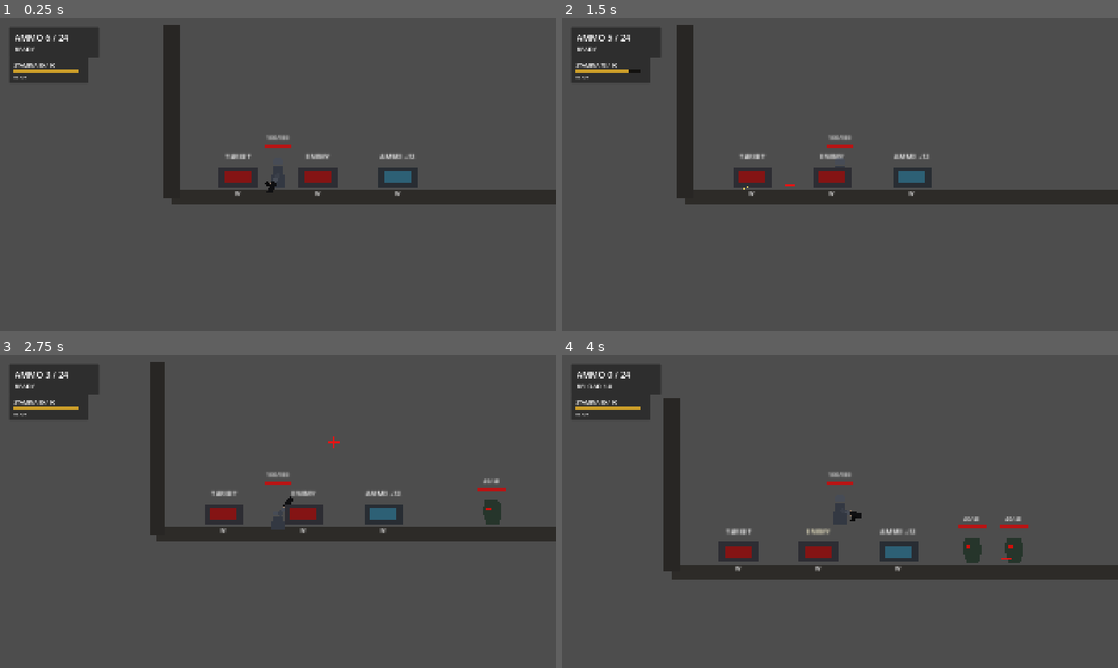
Above: before the commit, frames 1-4 (two rows, left to right).
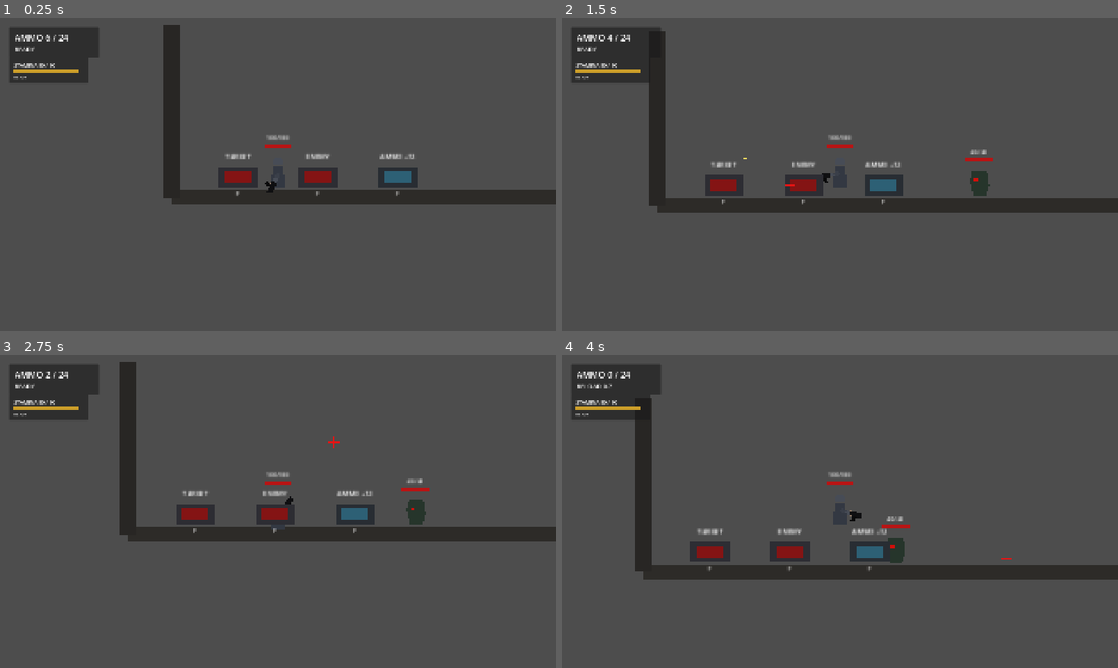
Above: after the commit, the same moments.

Repository: YuiTatsuki1011/projekt-black
Game: Godot game, scene res://scenes/levels/test_level.tscn
Two runs of this game, one before a commit and one after it. Both use one fixed random seed, a clock stepped at 60 frames per second and the inputs below.
Inputs (mouse positions are in pixels of both pictures, inside the frame that each line leads up to):
- Up to frame 1 (0.25 s): no input
- Up to frame 2 (1.5 s): tap Enter at 0.5 s; move the mouse to (962, 158) at 0.52 s; hold D (move_right) 0.53-1.25 s; tap F (interact, bound only after the commit) at 0.6 s; click (962, 158) at 0.67 s; tap Space (jump) at 0.77 s; tap W (interact, bound only before the commit) at 0.8 s; drag from (728, 190) to (912, 177) at 1.27 s
- Up to frame 3 (2.75 s): move the mouse to (333, 442) at 2.02 s; hold A (move_left) from 2.03 s (still down); hold S (crouch) from 2.03 s (still down); click (333, 442) at 2.17 s; tap W (interact, bound only before the commit) at 2.3 s
- Up to frame 4 (4 s): release A (move_left) at 2.75 s; release S (crouch) at 2.75 s; drag from (812, 574) to (867, 514) at 2.77 s; move the mouse to (1006, 558) at 3.52 s; press the mouse at (1006, 558) at 3.53 s; hold D (move_right) from 3.53 s (still down); tap Space (jump) at 3.77 s; tap W (interact, bound only before the commit) at 3.8 s

The runs differ from the first frame. In frame 1, less than 0.1% of the frame differs, in the area x 42-73%, y 55-57%; in frame 2, 9.7%, in the area x 6-100%, y 2-63%; in frame 3, 6.4%; in frame 4, 6.7%.

Commit message:
Improve inventory drag and drop

Diff:
--- a/project.godot
+++ b/project.godot
@@ -41,7 +41,7 @@
 }
 interact={
 "deadzone": 0.5,
-"events": [Object(InputEventKey,"resource_local_to_scene":fa …(119 unchanged characters)… ressed":false,"pressed":false,"keycode":87,"physical_keycode":0,"key_label":0,"unicode":0,"location":0,"echo":false,"script":null)
+"events": [Object(InputEventKey,"resource_local_to_scene":fa …(119 unchanged characters)… ressed":false,"pressed":false,"keycode":70,"physical_keycode":0,"key_label":0,"unicode":0,"location":0,"echo":false,"script":null)
 ]
 }
 jump={
@@ -61,7 +61,7 @@
 }
 melee_attack={
 "deadzone": 0.5,
-"events": [Object(InputEventKey,"resource_local_to_scene":fa …(119 unchanged characters)… ressed":false,"pressed":false,"keycode":70,"physical_keycode":0,"key_label":0,"unicode":0,"location":0,"echo":false,"script":null)
+"events": [Object(InputEventKey,"resource_local_to_scene":fa …(119 unchanged characters)… ressed":false,"pressed":false,"keycode":69,"physical_keycode":0,"key_label":0,"unicode":0,"location":0,"echo":false,"script":null)
 ]
 }
 dodge={
--- /dev/null
+++ b/scenes/interaction/dropped_item.tscn
@@ -0,0 +1,36 @@
+[gd_scene load_steps=3 format=3]
+
+[ext_resource type="Script" path="res://scripts/interaction/dropped_item.gd" id="1_dropped_item"]
+
+[sub_resource type="RectangleShape2D" id="RectangleShape2D_dropped_item"]
+size = Vector2(36, 18)
+
+[node name="DroppedItem" type="Area2D"]
+collision_layer = 16
+collision_mask = 0
+script = ExtResource("1_dropped_item")
+
+[node name="CollisionShape2D" type="CollisionShape2D" parent="."]
+shape = SubResource("RectangleShape2D_dropped_item")
+
+[node name="Body" type="Polygon2D" parent="."]
+color = Color(0.28, 0.56, 0.76, 1)
+polygon = PackedVector2Array(-18, -9, 18, -9, 18, 9, -18, 9)
+
+[node name="Label" type="Label" parent="."]
+offset_left = -46.0
+offset_top = -36.0
+offset_right = 46.0
+offset_bottom = -16.0
+theme_override_font_sizes/font_size = 10
+text = "Ammo x1"
+horizontal_alignment = 1
+
+[node name="Prompt" type="Label" parent="."]
+offset_left = -18.0
+offset_top = 12.0
+offset_right = 18.0
+offset_bottom = 28.0
+theme_override_font_sizes/font_size = 9
+text = "F"
+horizontal_alignment = 1
--- a/scenes/interaction/item_grant_button.tscn
+++ b/scenes/interaction/item_grant_button.tscn
@@ -36,5 +36,5 @@
 offset_right = 34.0
 offset_bottom = 34.0
 theme_override_font_sizes/font_size = 9
-text = "W"
+text = "F"
 horizontal_alignment = 1
--- a/scenes/interaction/spawn_button.tscn
+++ b/scenes/interaction/spawn_button.tscn
@@ -36,7 +36,7 @@
 offset_right = 34.0
 offset_bottom = 34.0
 theme_override_font_sizes/font_size = 9
-text = "W"
+text = "F"
 horizontal_alignment = 1
 
 [node name="SpawnMarker" type="Marker2D" parent="."]
--- a/scenes/ui/inventory_screen.tscn
+++ b/scenes/ui/inventory_screen.tscn
@@ -1,6 +1,7 @@
-[gd_scene load_steps=3 format=3]
+[gd_scene load_steps=4 format=3]
 
 [ext_resource type="Script" path="res://scripts/ui/inventory_screen.gd" id="1_inventory_screen"]
+[ext_resource type="PackedScene" path="res://scenes/interaction/dropped_item.tscn" id="2_dropped_item"]
 
 [sub_resource type="StyleBoxFlat" id="StyleBoxFlat_inventory_panel"]
 bg_color = Color(0.105, 0.11, 0.125, 0.96)
@@ -13,6 +14,7 @@
 [node name="InventoryScreen" type="CanvasLayer"]
 visible = false
 script = ExtResource("1_inventory_screen")
+dropped_item_scene = ExtResource("2_dropped_item")
 
 [node name="Root" type="Control" parent="."]
 layout_mode = 3
@@ -70,12 +72,10 @@
 offset_bottom = 298.0
 mouse_filter = 2
 
-[node name="Preview" type="ColorRect" parent="Root/Panel/Margin/Rows/GridRoot"]
-visible = false
+[node name="PlacementRoot" type="Control" parent="Root/Panel/Margin/Rows/GridRoot"]
 layout_mode = 0
-offset_right = 48.0
-offset_bottom = 48.0
-color = Color(0.28, 0.82, 0.34, 0.34)
+offset_right = 498.0
+offset_bottom = 298.0
 mouse_filter = 2
 
 [node name="ItemsRoot" type="Control" parent="Root/Panel/Margin/Rows/GridRoot"]
--- /dev/null
+++ b/scripts/interaction/dropped_item.gd
@@ -0,0 +1,47 @@
+extends Area2D
+class_name DroppedItem
+
+@export var item_id: StringName = &"pistol_ammo"
+@export var quantity: int = 1
+
+@onready var label: Label = $Label
+@onready var body: Polygon2D = $Body
+
+
+func _ready() -> void:
+	_refresh_visual()
+
+
+func interact(interactor: Node) -> void:
+	if interactor == null:
+		return
+
+	var inventory := interactor.get_node_or_null("Inventory")
+	if inventory == null or not inventory.has_method("add_item"):
+		return
+
+	var added_quantity: int = inventory.add_item(item_id, quantity)
+	if added_quantity <= 0:
+		return
+
+	quantity -= added_quantity
+	if quantity <= 0:
+		queue_free()
+	else:
+		_refresh_visual()
+
+
+func _refresh_visual() -> void:
+	label.text = "%s x%d" % [_get_display_name(), quantity]
+
+	if item_id == &"pistol_ammo":
+		body.color = Color(0.28, 0.56, 0.76, 1.0)
+	else:
+		body.color = Color(0.44, 0.44, 0.46, 1.0)
+
+
+func _get_display_name() -> String:
+	if item_id == &"pistol_ammo":
+		return "Ammo"
+
+	return str(item_id)
--- a/scripts/inventory/inventory.gd
+++ b/scripts/inventory/inventory.gd
@@ -119,6 +119,22 @@
 	return removed_quantity
 
 
+func remove_entry(entry_id: int) -> Dictionary:
+	if not _entries.has(entry_id):
+		return {}
+
+	var entry: Dictionary = _entries[entry_id].duplicate(true)
+	_entries.erase(entry_id)
+
+	var item_id: StringName = entry.get("item_id", &"")
+	var quantity: int = int(entry.get("quantity", 0))
+	_set_total_quantity(item_id, get_quantity(item_id) - quantity)
+	grid_changed.emit()
+
+	entry["entry_id"] = entry_id
+	return entry
+
+
 func has_item(item_id: StringName, quantity: int = 1) -> bool:
 	return get_quantity(item_id) >= quantity
 
@@ -162,6 +178,23 @@
 
 	var entry: Dictionary = _entries[entry_id]
 	return _is_area_free(position, entry.get("size", Vector2i.ONE), entry_id)
+
+
+func is_cell_free(cell: Vector2i, ignored_entry_id: int = -1) -> bool:
+	if cell.x < 0 or cell.y < 0 or cell.x >= grid_width or cell.y >= grid_height:
+		return false
+
+	var checked_rect := Rect2i(cell, Vector2i.ONE)
+	for entry_id in _entries:
+		if int(entry_id) == ignored_entry_id:
+			continue
+
+		var entry: Dictionary = _entries[entry_id]
+		var entry_rect := Rect2i(entry.get("position", Vector2i.ZERO), entry.get("size", Vector2i.ONE))
+		if checked_rect.intersects(entry_rect):
+			return false
+
+	return true
 
 
 func move_entry(entry_id: int, position: Vector2i) -> bool:
--- a/scripts/player/player_controller.gd
+++ b/scripts/player/player_controller.gd
@@ -630,6 +630,8 @@
 
 
 func _interact_with_nearest() -> void:
+	_refresh_nearby_interactables()
+
 	var nearest: Node2D = null
 	var nearest_distance_squared: float = INF
 
@@ -644,6 +646,12 @@
 
 	if nearest != null and nearest.has_method("interact"):
 		nearest.call("interact", self)
+
+
+func _refresh_nearby_interactables() -> void:
+	for area in interaction_area.get_overlapping_areas():
+		if area.has_method("interact") and area not in _nearby_interactables:
+			_nearby_interactables.append(area)
 
 
 func _on_interaction_area_entered(area: Area2D) -> void:
--- a/scripts/ui/inventory_screen.gd
+++ b/scripts/ui/inventory_screen.gd
@@ -7,27 +7,34 @@
 const CELL_COLOR := Color(0.16, 0.17, 0.19, 1.0)
 const CELL_BORDER_COLOR := Color(0.36, 0.38, 0.42, 1.0)
 const ITEM_BORDER_COLOR := Color(0.9, 0.92, 0.84, 1.0)
+const PLACEABLE_COLOR := Color(0.18, 0.82, 0.35, 0.42)
+const BLOCKED_COLOR := Color(0.95, 0.12, 0.1, 0.5)
 
 @export var player_path: NodePath = NodePath("../Player")
-
+@export var dropped_item_scene: PackedScene
+
+@onready var panel: Control = $Root/Panel
 @onready var grid_root: Control = $Root/Panel/Margin/Rows/GridRoot
 @onready var cells_root: Control = $Root/Panel/Margin/Rows/GridRoot/CellsRoot
 @onready var items_root: Control = $Root/Panel/Margin/Rows/GridRoot/ItemsRoot
-@onready var preview: ColorRect = $Root/Panel/Margin/Rows/GridRoot/Preview
-
+@onready var placement_root: Control = $Root/Panel/Margin/Rows/GridRoot/PlacementRoot
+
+var _player: Node2D
 var _inventory: Node
 var _item_nodes: Dictionary = {}
 var _drag_entry_id: int = -1
 var _drag_cell_offset: Vector2i = Vector2i.ZERO
+var _drag_mouse_offset: Vector2 = Vector2.ZERO
+var _placement_markers: Array[ColorRect] = []
 
 
 func _ready() -> void:
 	process_mode = Node.PROCESS_MODE_ALWAYS
 	visible = false
-	preview.visible = false
 
 	var player := get_node_or_null(player_path)
 	if player != null:
+		_player = player as Node2D
 		_inventory = player.get_node_or_null("Inventory")
 
 	if _inventory != null:
@@ -121,6 +128,7 @@
 	item_panel.size = _entry_pixel_size(size)
 	item_panel.custom_minimum_size = Vector2.ZERO
 	item_panel.clip_contents = true
+	item_panel.modulate.a = 0.62 if is_dragged else 1.0
 	item_panel.z_index = 20 if is_dragged else 5
 	item_panel.gui_input.connect(_on_item_gui_input.bind(entry_id))
 	item_panel.add_theme_stylebox_override("panel", _make_flat_style(
@@ -163,6 +171,7 @@
 	var entry: Dictionary = _inventory.get_entry(entry_id)
 	var entry_size: Vector2i = entry.get("size", Vector2i.ONE)
 	var local_mouse_position: Vector2 = item_node.get_global_transform().affine_inverse() * get_viewport().get_mouse_position()
+	_drag_mouse_offset = get_viewport().get_mouse_position() - item_node.global_position
 	_drag_cell_offset = Vector2i(
 		clampi(floori(local_mouse_position.x / CELL_PITCH), 0, entry_size.x - 1),
 		clampi(floori(local_mouse_position.y / CELL_PITCH), 0, entry_size.y - 1)
@@ -179,11 +188,8 @@
 	var entry: Dictionary = _inventory.get_entry(_drag_entry_id)
 	var entry_size: Vector2i = entry.get("size", Vector2i.ONE)
 
-	item_node.position = _grid_to_local(target_cell)
-	preview.visible = true
-	preview.position = _grid_to_local(target_cell)
-	preview.size = _entry_pixel_size(entry_size)
-	preview.color = Color(0.28, 0.82, 0.34, 0.34) if _inventory.can_place(_drag_entry_id, target_cell) else Color(0.9, 0.12, 0.1, 0.42)
+	item_node.global_position = get_viewport().get_mouse_position() - _drag_mouse_offset
+	_update_placement_markers(target_cell, entry_size)
 
 
 func _finish_drag() -> void:
@@ -195,7 +201,10 @@
 	if _item_nodes.has(_drag_entry_id):
 		target_cell = _get_drag_target_cell()
 
-	_inventory.move_entry(_drag_entry_id, target_cell)
+	if _is_mouse_inside_grid():
+		_inventory.move_entry(_drag_entry_id, target_cell)
+	elif not _is_mouse_inside_inventory_frame():
+		_drop_dragged_entry_to_world()
 	_cancel_drag()
 	_refresh()
 
@@ -203,7 +212,8 @@
 func _cancel_drag() -> void:
 	_drag_entry_id = -1
 	_drag_cell_offset = Vector2i.ZERO
-	preview.visible = false
+	_drag_mouse_offset = Vector2.ZERO
+	_clear_placement_markers()
 
 
 func _grid_to_local(grid_position: Vector2i) -> Vector2:
@@ -217,6 +227,66 @@
 
 func _get_drag_target_cell() -> Vector2i:
 	return _global_to_grid(get_viewport().get_mouse_position()) - _drag_cell_offset
+
+
+func _is_mouse_inside_grid() -> bool:
+	var local_position: Vector2 = grid_root.get_global_transform().affine_inverse() * get_viewport().get_mouse_position()
+	var grid_size: Vector2 = grid_root.custom_minimum_size
+	return Rect2(Vector2.ZERO, grid_size).has_point(local_position)
+
+
+func _is_mouse_inside_inventory_frame() -> bool:
+	var local_position: Vector2 = panel.get_global_transform().affine_inverse() * get_viewport().get_mouse_position()
+	return Rect2(Vector2.ZERO, panel.size).has_point(local_position)
+
+
+func _update_placement_markers(target_cell: Vector2i, entry_size: Vector2i) -> void:
+	_clear_placement_markers()
+
+	if not _is_mouse_inside_grid():
+		return
+
+	for y in entry_size.y:
+		for x in entry_size.x:
+			var cell := target_cell + Vector2i(x, y)
+			var marker := ColorRect.new()
+			marker.mouse_filter = Control.MOUSE_FILTER_IGNORE
+			marker.position = _grid_to_local(cell)
+			marker.size = Vector2(CELL_SIZE, CELL_SIZE)
+			marker.color = PLACEABLE_COLOR if _inventory.is_cell_free(cell, _drag_entry_id) else BLOCKED_COLOR
+			placement_root.add_child(marker)
+			_placement_markers.append(marker)
+
+
+func _clear_placement_markers() -> void:
+	for marker in _placement_markers:
+		if is_instance_valid(marker):
+			if marker.get_parent() != null:
+				marker.get_parent().remove_child(marker)
+			marker.queue_free()
+	_placement_markers.clear()
+
+
+func _drop_dragged_entry_to_world() -> void:
+	if dropped_item_scene == null or _player == null:
+		return
+
+	var dropped_entry: Dictionary = _inventory.remove_entry(_drag_entry_id)
+	if dropped_entry.is_empty():
+		return
+
+	var dropped_item := dropped_item_scene.instantiate()
+	dropped_item.set("item_id", dropped_entry.get("item_id", &""))
+	dropped_item.set("quantity", int(dropped_entry.get("quantity", 1)))
+
+	var drop_parent: Node = get_tree().current_scene
+	if drop_parent == null:
+		drop_parent = _player.get_parent()
+	drop_parent.add_child(dropped_item)
+
+	if dropped_item is Node2D:
+		var dropped_item_2d := dropped_item as Node2D
+		dropped_item_2d.global_position = _player.global_position + Vector2(28, -10)
 
 
 func _entry_pixel_size(entry_size: Vector2i) -> Vector2:
Not shown, added: scripts/interaction/dropped_item.gd.uid
Not shown, changed: docs/ARCHITECTURE.md
Not shown, changed: docs/DECISIONS.md
Not shown, changed: docs/HANDOFF.md
Not shown, changed: docs/INPUT_SPEC.md
